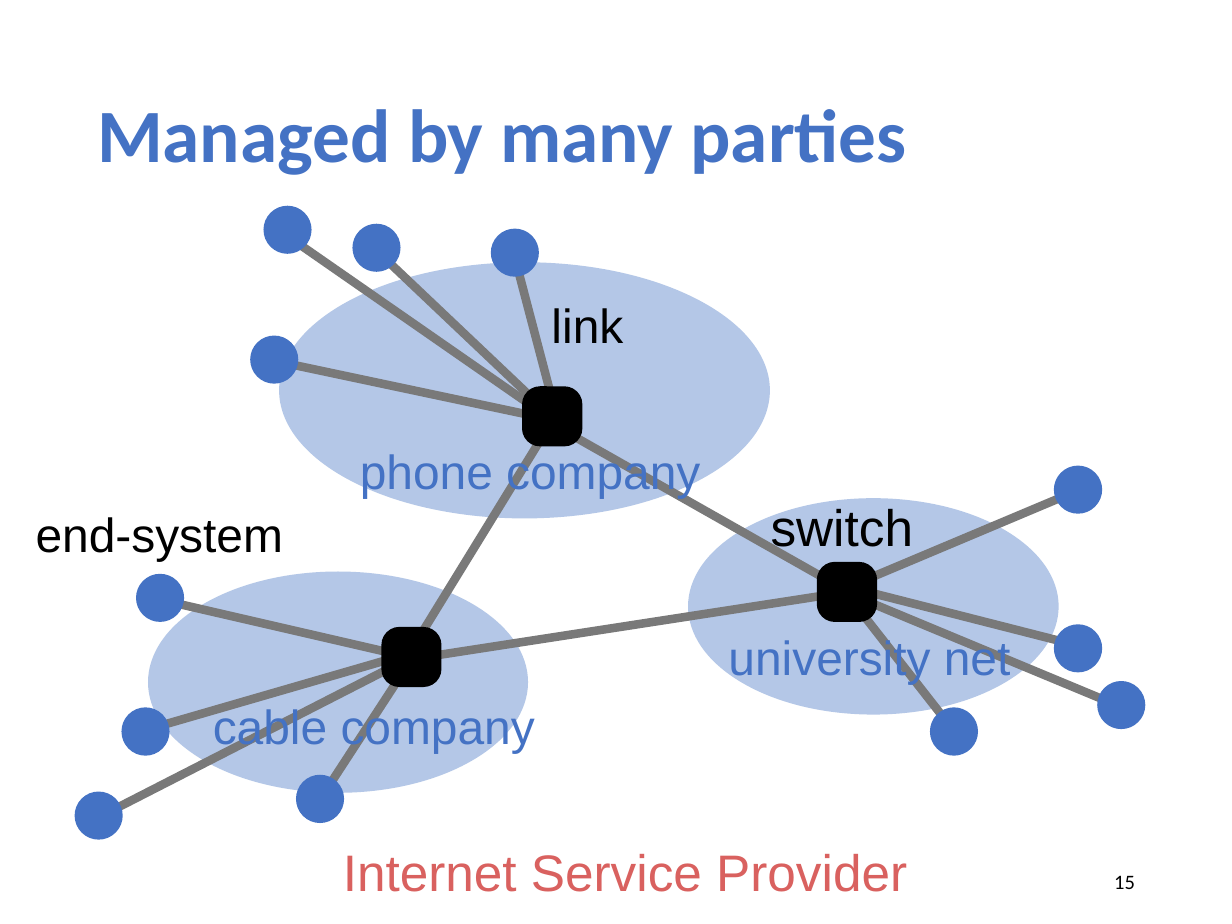
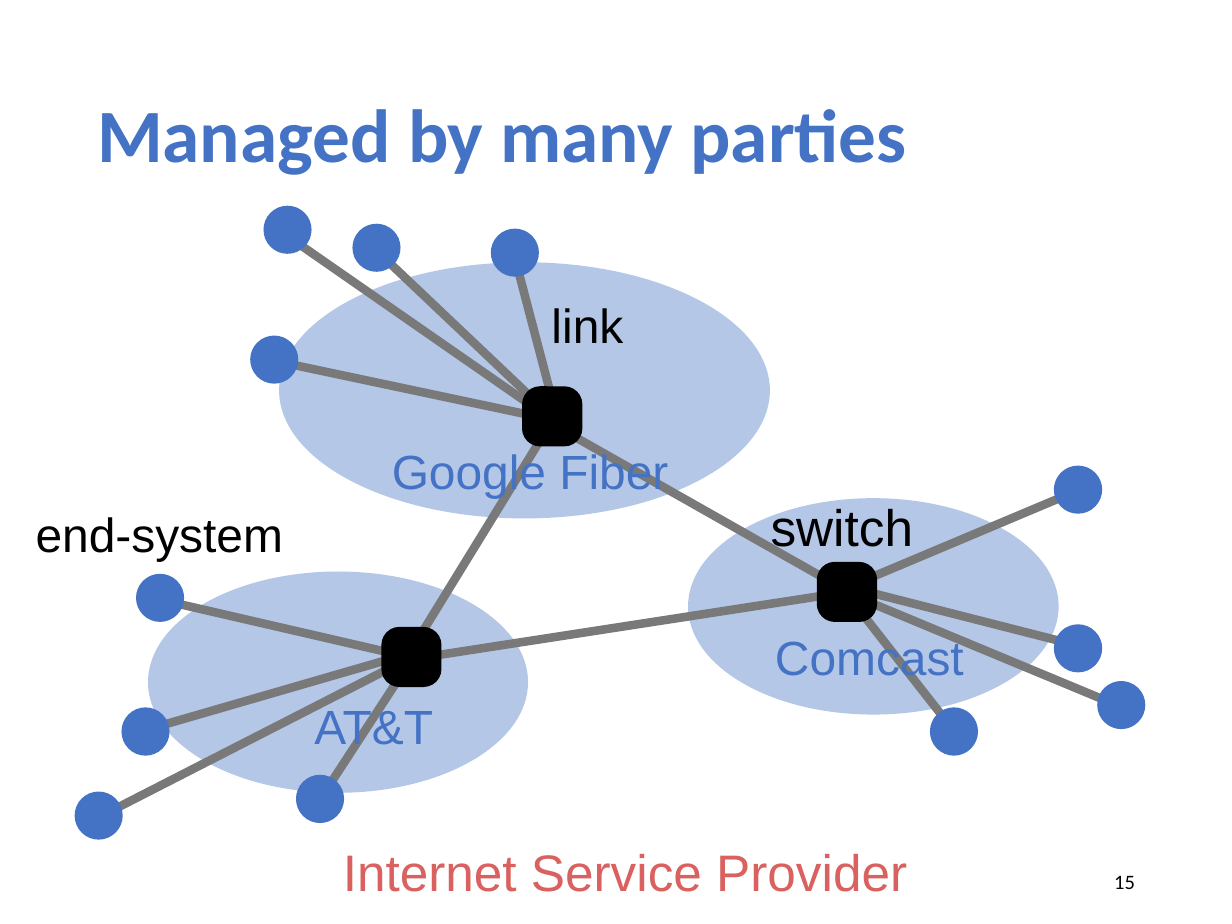
Before and after one commit to xinjin/course-net, a slide deck: slide 15 of slides/lec01_introduction.pptx. Drawn at 1232x924 pixels with LibreOffice and Linux fonts; fonts in the diff are those of the drawing. Boxes give left, top, right and bottom in pixels: in the first picture for what was removed or moved away, otherwise in the second. Text is boxed around its words. In the diff, an @@ line names an element or a change of style, - is before the commit and + after.

```diff
--- a/slides/lec01_introduction.pptx
+++ b/slides/lec01_introduction.pptx
@@ text at (392, 452, 668, 499): text changed @@
-phone company
+Google Fiber
@@ text at (775, 637, 964, 684): text changed @@
-university net
+Comcast
@@ text at (314, 707, 433, 754): text changed @@
-cable company
+AT&T
```
Also in this commit, not shown: 5 other slides changed, 1 other file.
